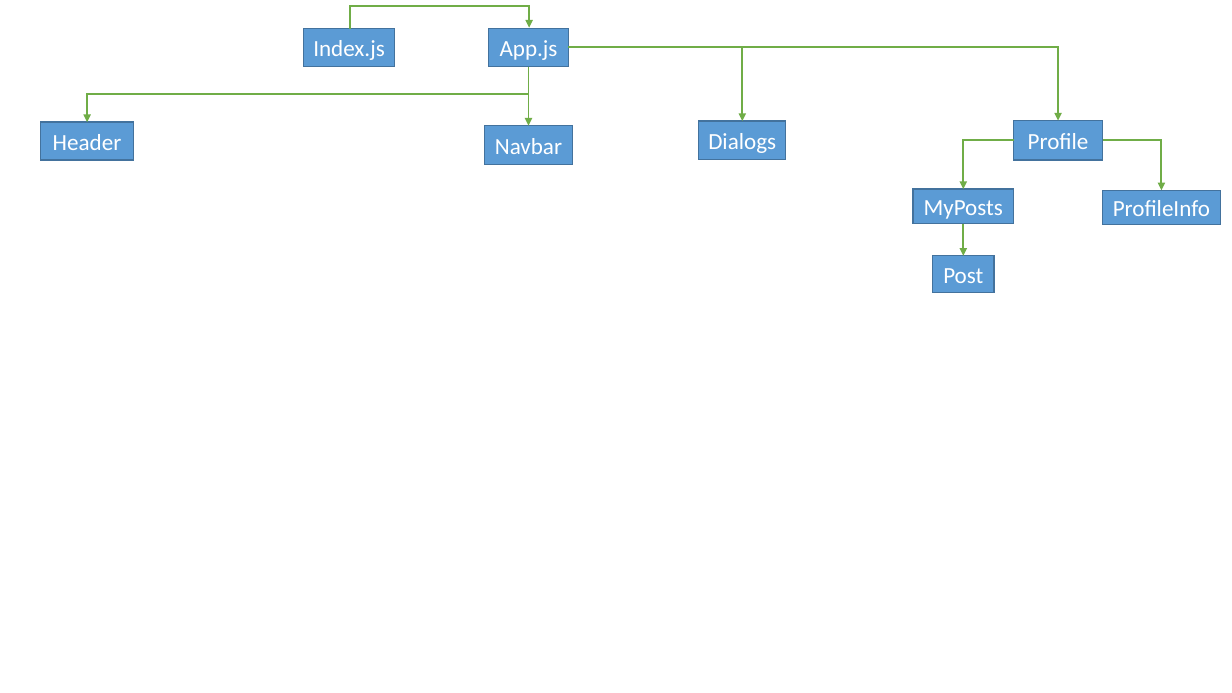
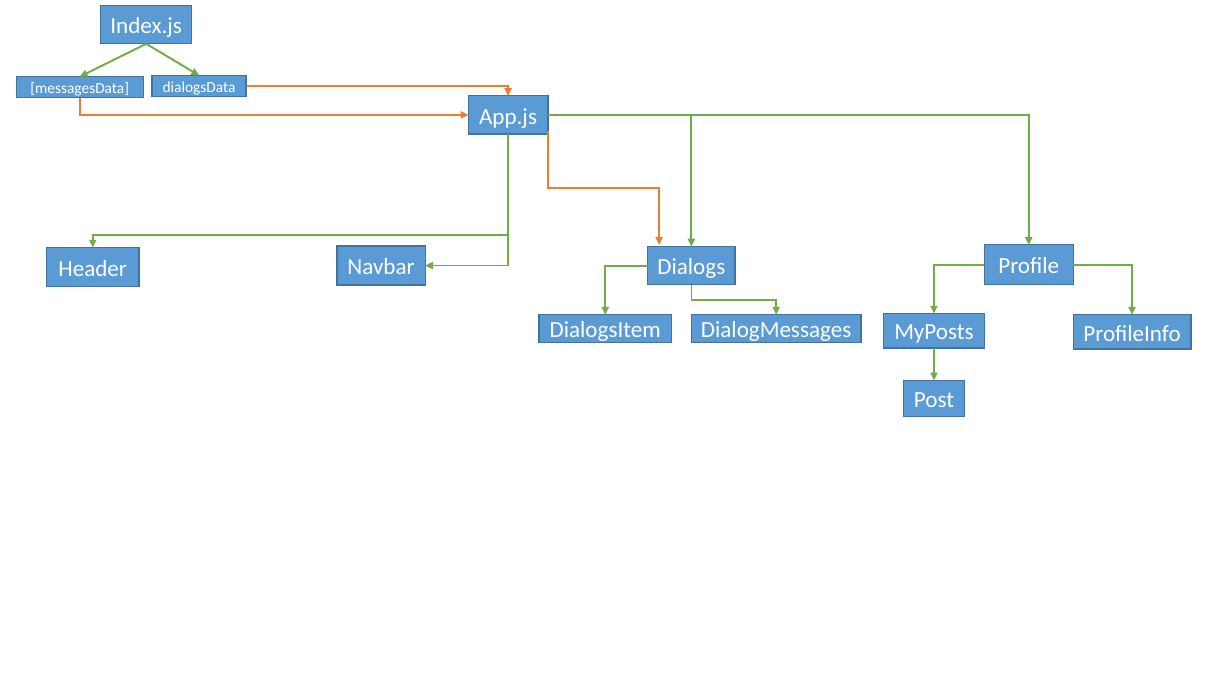
Before and after one commit to Parveeezy/React-app-social, a slide deck: slide 2 of nesting map.pptx (slide 1 before the commit). Drawn at 1232x693 pixels with LibreOffice and Linux fonts; fonts in the diff are those of the drawing. Boxes give left, top, right and bottom in pixels: in the first picture for what was removed or moved away, otherwise in the second. Text is boxed around its words. In the diff, an @@ line names an element or a change of style, - is before the commit and + after.

Commit message:
move data arrays to index.js

```diff
--- a/nesting map.pptx
+++ b/nesting map.pptx
@@ rectangle "Index.js": place and size @@
-rectangle "Index.js" at <box>303,29,395,67</box>
+rectangle "Index.js" at <box>101,6,192,43</box>
@@ arrow added from (146, 43) to (79, 77), #70AD47 1.5 pt @@
@@ arrow added from (146, 43) to (199, 76), #70AD47 1.5 pt @@
@@ rectangle added at <box>17,77,143,98</box>, fill #5B9BD5, outline #43739E 1 pt, 12 pt, text #FFFFFF @@
+[messagesData]
@@ rectangle added at <box>152,76,247,97</box>, fill #5B9BD5, outline #43739E 1 pt, 12 pt, text #FFFFFF @@
+dialogsData
@@ elbow arrow added from (246, 86) to (508, 96), #ED7D31 1.5 pt @@
@@ arrow removed from (529, 67) to (529, 126) @@
@@ elbow arrow moved from (350, 29) - (530, 28) to (79, 98) - (469, 115) @@
@@ elbow arrow (79, 98) - (469, 115): stroke #70AD47 1.5 pt to #ED7D31 1.5 pt @@
@@ rectangle "App.js": place and size @@
-rectangle "App.js" at <box>489,29,568,67</box>
+rectangle "App.js" at <box>469,96,548,134</box>
@@ elbow arrow moved from (568, 47) - (1058, 120) to (548, 115) - (1029, 245) @@
@@ elbow arrow moved from (568, 47) - (742, 121) to (548, 115) - (691, 247) @@
@@ elbow arrow moved from (529, 67) - (87, 122) to (508, 134) - (92, 248) @@
@@ elbow arrow added from (508, 134) to (425, 265), #70AD47 1.5 pt @@
@@ elbow arrow added from (548, 131) to (659, 245), #ED7D31 1.5 pt @@
@@ rectangle "Header": place and size @@
-rectangle "Header" at <box>41,122,133,160</box>
+rectangle "Header" at <box>46,248,139,287</box>
@@ rectangle "Navbar": place and size @@
-rectangle "Navbar" at <box>484,126,573,165</box>
+rectangle "Navbar" at <box>337,246,426,285</box>
@@ elbow arrow added from (648, 265) to (605, 314), #70AD47 1.5 pt @@
@@ rectangle "Dialogs": place and size @@
-rectangle "Dialogs" at <box>699,121,786,159</box>
+rectangle "Dialogs" at <box>648,247,735,285</box>
@@ elbow arrow added from (691, 285) to (776, 314), #70AD47 1.5 pt @@
@@ rectangle added at <box>539,314,671,342</box>, fill #5B9BD5, outline #43739E 1 pt, 18 pt, text #FFFFFF @@
+DialogsItem
@@ rectangle added at <box>691,314,860,342</box>, fill #5B9BD5, outline #43739E 1 pt, 18 pt, text #FFFFFF @@
+DialogMessages
@@ 4 rectangles, 2 elbow arrows, 1 arrow: place and size @@
-4 rectangles, 2 elbow arrows, 1 arrow at <box>913,120,1220,292</box>
+4 rectangles, 2 elbow arrows, 1 arrow at <box>884,245,1191,416</box>
```
Also in this commit, not shown: 9 other files.
